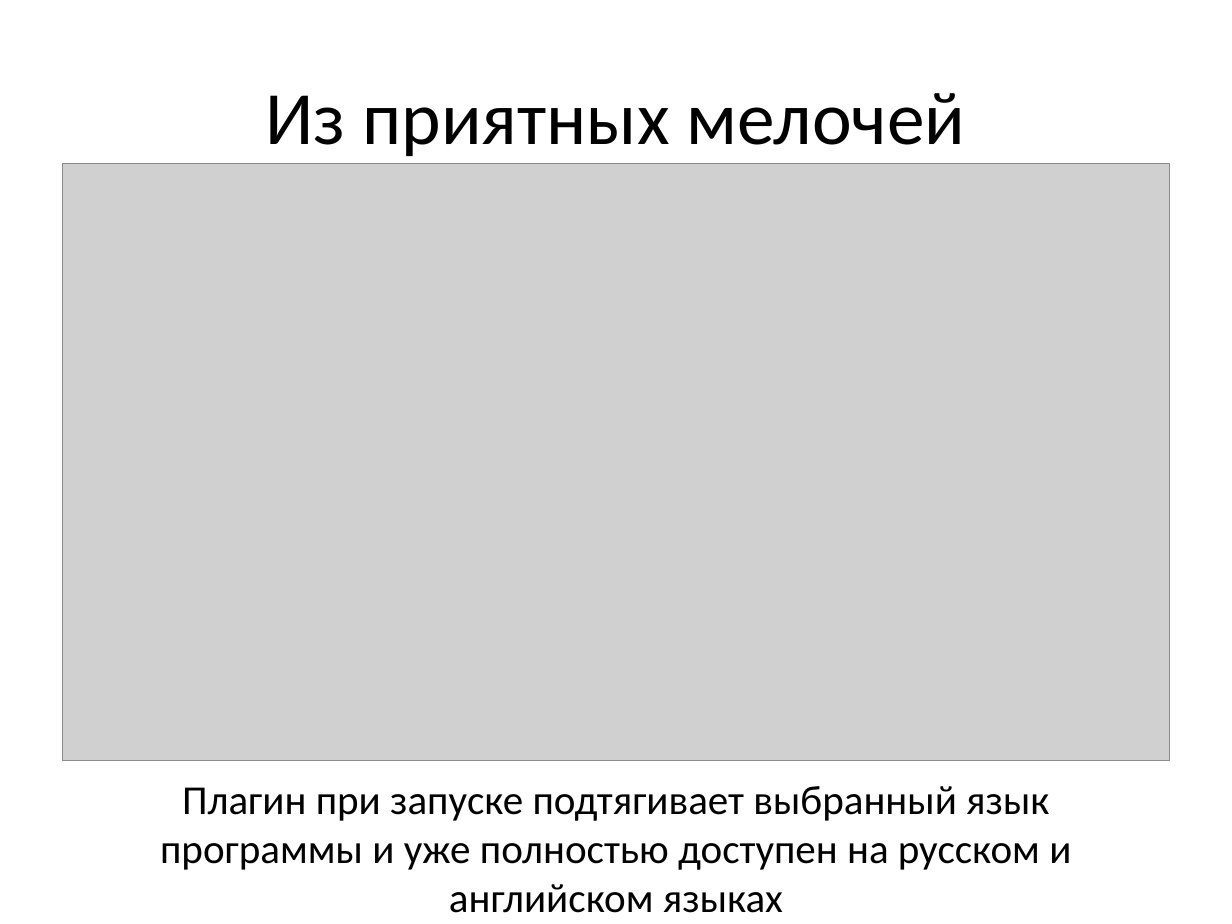
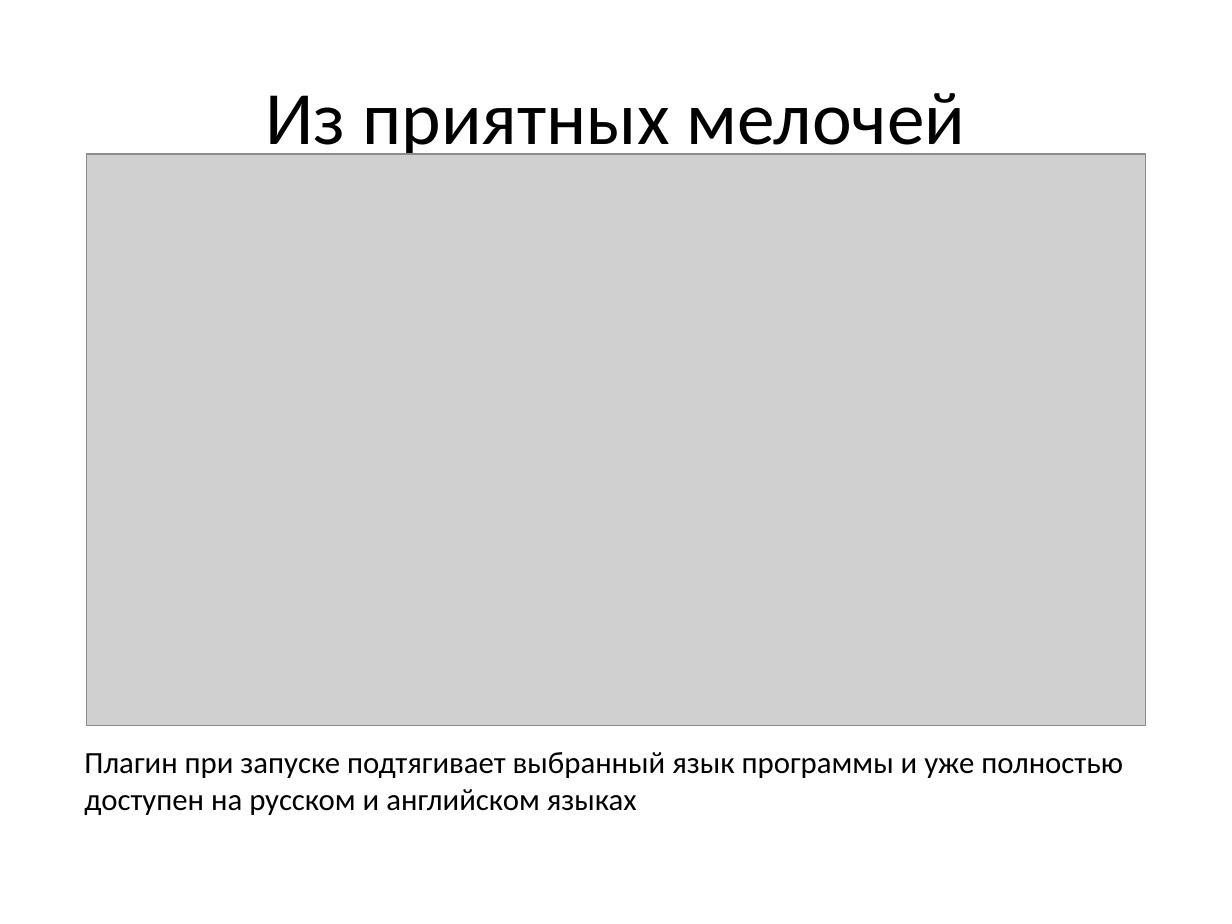
Before and after one commit to lomovoyPlayer/SDForge, a slide deck: slide 24 of SDForge/docs/SDForge Презентация.pptx. Drawn at 1232x924 pixels with LibreOffice and Linux fonts; fonts in the diff are those of the drawing; grey boxes stand for pictures. Boxes give left, top, right and bottom in pixels: in the first picture for what was removed or moved away, otherwise in the second. Text is boxed around its words. In the diff, an @@ line names an element or a change of style, - is before the commit and + after.

```diff
--- a/SDForge/docs/SDForge Презентация.pptx
+++ b/SDForge/docs/SDForge Презентация.pptx
@@ picture resized from (x1=63, y1=164, x2=1169, y2=761) to (x1=86, y1=154, x2=1146, y2=726) @@
@@ text "Плагин при запуске подтягивает выбранный ..." moved from (x1=160, y1=786, x2=1071, y2=913) to (x1=84, y1=752, x2=1123, y2=815) @@
@@ text "Плагин при запуске подтягивает выбранный ..." at (x1=84, y1=752, x2=1123, y2=815): size 24 to 18 pt; alignment centre to left @@
```
Also in this commit, not shown: 11 other slides changed, 10 other files.
